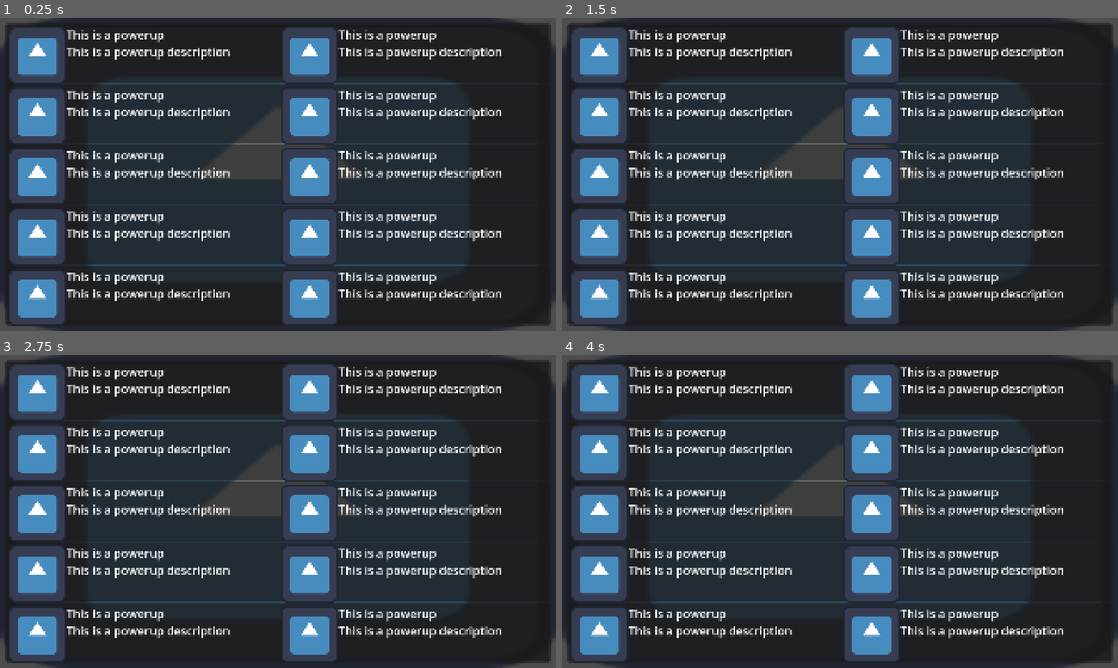
Above: before the commit, frames 1-4 (two rows, left to right).
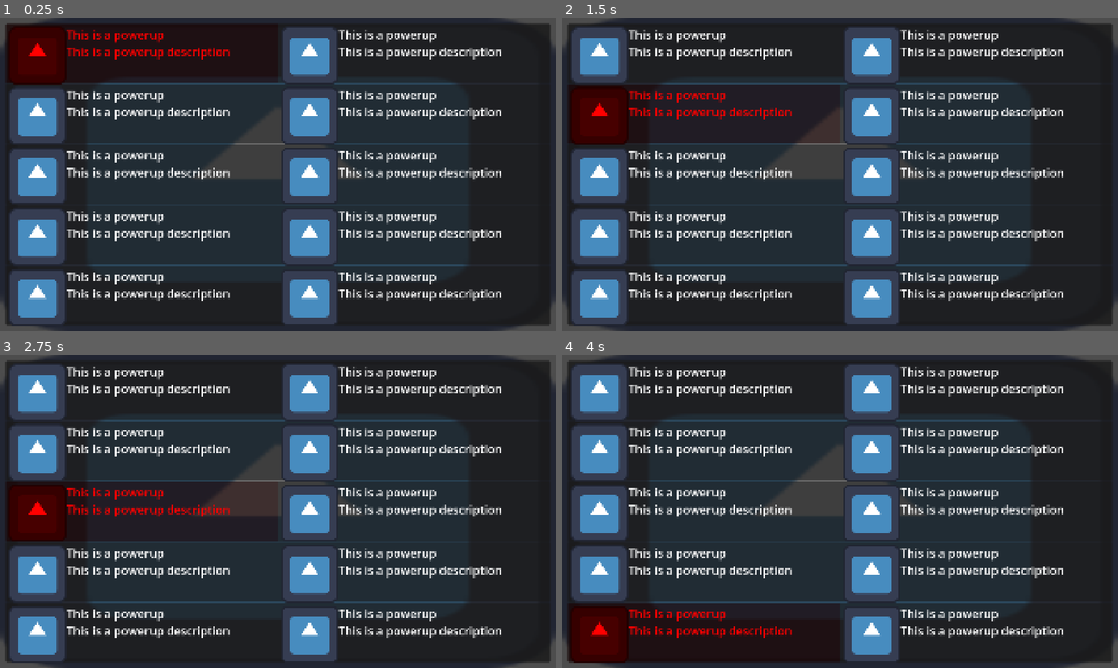
Above: after the commit, the same moments.

Repository: PixelSaver/steakbite
Game: Godot game, scene res://scenes/powerups/powerup_menu.tscn
Same seed, same stepped clock (60 frames per second), same inputs: the game is played once before the commit and once after it. This scene is started directly instead of the project's main scene. The engine's default icon, where the game draws it, is replaced by a stand-in: a white triangle on a blue panel in a dark square.
Inputs (mouse positions are in pixels of both pictures, inside the frame that each line leads up to):
- Up to frame 1 (0.25 s): no input
- Up to frame 2 (1.5 s): click (706, 52) at 0.52 s; click (706, 115) at 1.27 s
- Up to frame 3 (2.75 s): click (144, 511) at 2.02 s
- Up to frame 4 (4 s): click (706, 570) at 2.77 s; click (706, 633) at 3.52 s

The runs differ from the first frame. In frame 1, 2.7% of the frame differs, in the area x 1-42%, y 2-22%; in frame 2, 2.7%; in frame 3, 2.7%; in frame 4, 2.7%.

Commit message:
menu selecting done

Diff:
--- a/scenes/powerups/powerup_menu.gd
+++ b/scenes/powerups/powerup_menu.gd
@@ -7,9 +7,13 @@
 
 var t: Tween
 
+func _ready():
+	start_anim()
+
 func start_anim() -> void:
 	show()
 	first_focus.grab_focus()
+	_assign_focus()
 	pass
 func end_anim() -> void:
 	hide()
@@ -18,3 +22,26 @@
 func _assign_focus() -> void:
 	var left_side_children = left_side.get_children()
 	var right_side_children = right_side.get_children()
+
+	assert(left_side_children.size() == right_side_children.size(),
+		"Powerup menu sides must be the same height!")
+
+	for i in left_side_children.size():
+		var left : PowerupMenuItem = left_side_children[i]
+		var right : PowerupMenuItem = right_side_children[i]
+		# assign top and bottom
+		if (i > 0):
+			left.focus_neighbor_top = left.get_path_to(left_side_children[i - 1])
+			right.focus_neighbor_top = right.get_path_to(right_side_children[i - 1])
+		if (i < left_side_children.size() - 1):
+			var left_bot = left_side_children[i + 1]
+			var right_bot = right_side_children[i + 1]
+			if !left_bot.is_empty:
+				left.focus_neighbor_bottom = left.get_path_to(left_side_children[i + 1])
+			if !right_bot.is_empty:
+				right.focus_neighbor_bottom = right.get_path_to(right_side_children[i + 1])
+		# assign left and right
+		if !right.is_empty:
+			left.focus_neighbor_right = left.get_path_to(right)
+		if !left.is_empty:
+			right.focus_neighbor_left = right.get_path_to(left)
--- a/scenes/powerups/powerup_menu.tscn
+++ b/scenes/powerups/powerup_menu.tscn
@@ -4,15 +4,18 @@
 [ext_resource type="PackedScene" uid="uid://bx8cu1fkd3ud6" path="res://scenes/powerups/powerup_menu_item.tscn" id="1_ytud3"]
 [ext_resource type="Texture2D" uid="uid://b2oese3sm7bus" path="res://assets/icon.svg" id="2_2s6hi"]
 
-[node name="PowerupMenu" type="Control" unique_id=1713500523 node_paths=PackedStringArray("first_focus")]
+[node name="PowerupMenu" type="Control" unique_id=1713500523 node_paths=PackedStringArray("first_focus", "left_side", "right_side")]
 layout_mode = 3
 anchors_preset = 15
 anchor_right = 1.0
 anchor_bottom = 1.0
 grow_horizontal = 2
 grow_vertical = 2
+mouse_filter = 1
 script = ExtResource("1_2s6hi")
 first_focus = NodePath("MarginContainer/HBoxContainer/Panel/VBoxContainer/PowerupMenuItem")
+left_side = NodePath("MarginContainer/HBoxContainer/Panel/VBoxContainer")
+right_side = NodePath("MarginContainer/HBoxContainer/Panel2/VBoxContainer3")
 metadata/_custom_type_script = "uid://e0s6oeo4pcwr"
 
 [node name="TextureRect" type="TextureRect" parent="." unique_id=1834804925]
@@ -39,6 +42,7 @@
 [node name="Panel" type="Panel" parent="MarginContainer/HBoxContainer" unique_id=2003184387]
 layout_mode = 2
 size_flags_horizontal = 3
+mouse_filter = 1
 
 [node name="VBoxContainer" type="VBoxContainer" parent="MarginContainer/HBoxContainer/Panel" unique_id=1273595009]
 layout_mode = 1
@@ -66,6 +70,7 @@
 [node name="Panel2" type="Panel" parent="MarginContainer/HBoxContainer" unique_id=928331506]
 layout_mode = 2
 size_flags_horizontal = 3
+mouse_filter = 1
 
 [node name="VBoxContainer3" type="VBoxContainer" parent="MarginContainer/HBoxContainer/Panel2" unique_id=326314080]
 layout_mode = 1
--- a/scenes/powerups/powerup_menu_item.gd
+++ b/scenes/powerups/powerup_menu_item.gd
@@ -1,13 +1,14 @@
-extends Control
+extends Button
 
 class_name PowerupMenuItem
 
 @export var is_empty : bool
-# Called when the node enters the scene tree for the first time.
 func _ready() -> void:
-	pass # Replace with function body.
+	self.focus_entered.connect(_set_focus.bind(true))
+	self.focus_exited.connect(_set_focus.bind(false))
 
-
-# Called every frame. 'delta' is the elapsed time since the previous frame.
-func _process(delta: float) -> void:
-	pass
+func _set_focus(entered: bool) -> void:
+	if (entered):
+		self.modulate = Color.RED
+	else:
+		self.modulate = Color.WHITE
--- a/scenes/powerups/powerup_menu_item.tscn
+++ b/scenes/powerups/powerup_menu_item.tscn
@@ -3,8 +3,7 @@
 [ext_resource type="Script" uid="uid://c0sek4b7g6v26" path="res://scenes/powerups/powerup_menu_item.gd" id="1_7pncx"]
 [ext_resource type="Texture2D" uid="uid://b2oese3sm7bus" path="res://assets/icon.svg" id="1_kums3"]
 
-[node name="PowerupMenuItem" type="Control" unique_id=726296963]
-layout_mode = 3
+[node name="PowerupMenuItem" type="Button" unique_id=537402995]
 anchors_preset = 15
 anchor_right = 1.0
 anchor_bottom = 1.0
@@ -23,6 +22,7 @@
 anchor_bottom = 1.0
 grow_horizontal = 2
 grow_vertical = 2
+mouse_filter = 1
 
 [node name="MarginContainer" type="MarginContainer" parent="Panel" unique_id=842573583]
 layout_mode = 0
@@ -48,8 +48,10 @@
 
 [node name="Label" type="Label" parent="Panel/MarginContainer/HBoxContainer/VBoxContainer" unique_id=658105143]
 layout_mode = 2
+mouse_filter = 1
 text = "This is a powerup"
 
 [node name="Label2" type="Label" parent="Panel/MarginContainer/HBoxContainer/VBoxContainer" unique_id=287688871]
 layout_mode = 2
+mouse_filter = 1
 text = "This is a powerup description"
